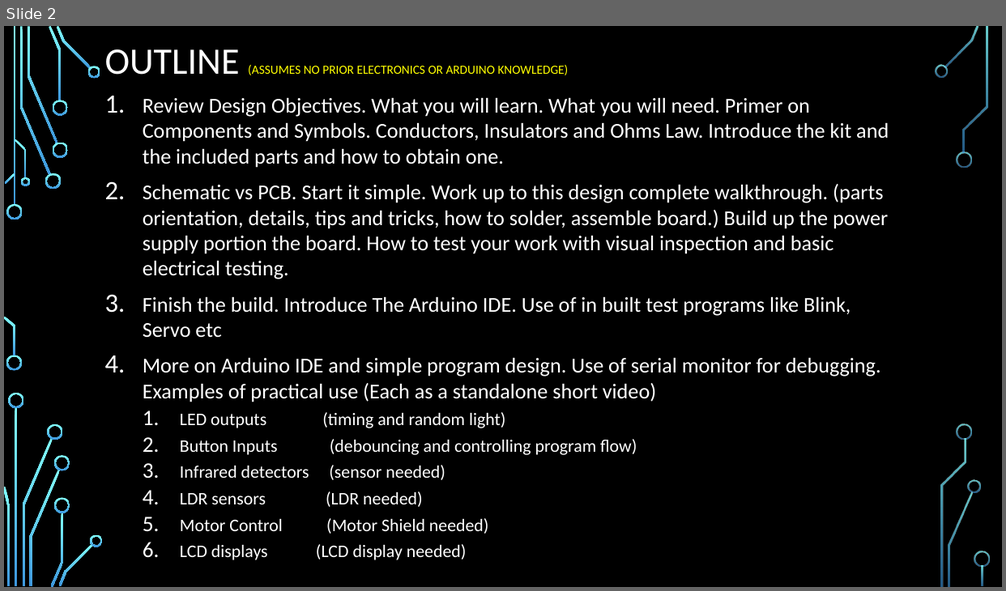
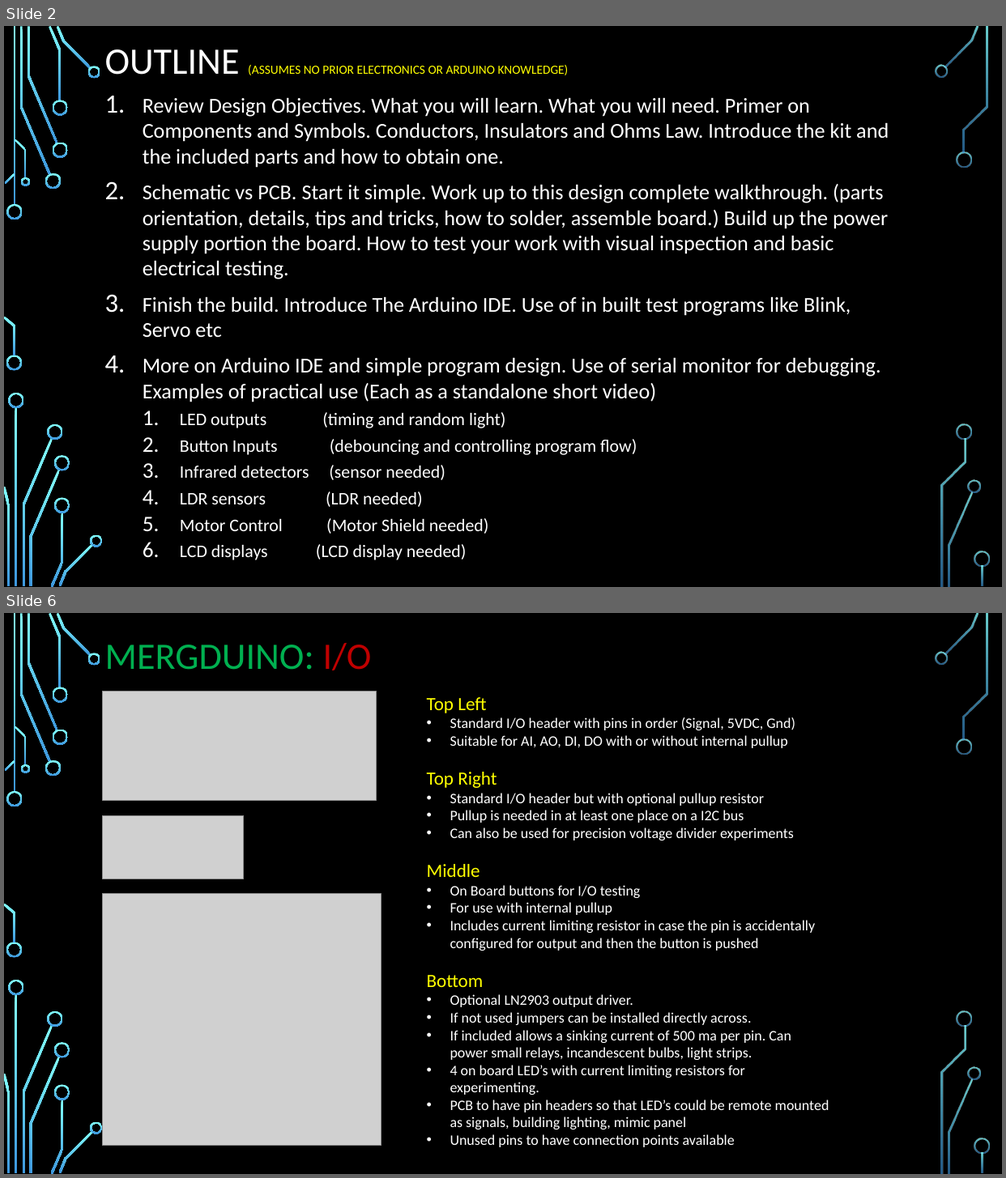
Before and after one commit to Alan-Lomax/MERG-SIG-Presentations, a slide deck: Practical Arduino - Ground Up.pptx. Shown one above the other, each under a label of ours: slide 2 before the commit, slides 2 and 6 after it; the slides between them are not shown. The pictures are 1006x591 and 1006x1178 pixels, drawn with LibreOffice and Linux fonts; fonts in the diff are those of the drawing; grey boxes stand for pictures; background and template pictures are left out. Boxes give left, top, right and bottom in pixels: in the first picture for what was removed or moved away, otherwise in the second. Text is boxed around its words. In the diff, an @@ line names an element or a change of style, - is before the commit and + after.

```diff
--- a/Practical Arduino - Ground Up.pptx
+++ b/Practical Arduino - Ground Up.pptx
@@ slide 6 added at bbox=[4, 613, 1002, 1174], background picture (left out); not listed: 36 template elements that a slide beside it also shows @@
@@ title added at bbox=[105, 643, 372, 671], 36 pt, text #00B050 @@
+MERGDUINO: I/O
@@ picture added at bbox=[103, 691, 377, 800] @@
@@ text added at bbox=[427, 697, 829, 1148], 14 pt, text #FFFFFF @@
+Top Left
+• Standard I/O header with pins in order (Signal, 5VDC, Gnd)
+• Suitable for AI, AO, DI, DO with or without internal pullup
+Top Right
+• Standard I/O header but with optional pullup resistor
+• Pullup is needed in at least one place on a I2C bus
+• Can also be used for precision voltage divider experiments
+Middle
+• On Board buttons for I/O testing
+• For use with internal pullup
+• Includes current limiting resistor in case the pin is accidentally configured for output and then the button is pushed
+Bottom
+• Optional LN2903 output driver.
+• If not used jumpers can be installed directly across.
+• If included allows a sinking current of 500 ma per pin. Can power small relays, incandescent bulbs, light strips.
+• 4 on board LED’s with current limiting resistors for experimenting.
+• PCB to have pin headers so that LED’s could be remote mounted as signals, building lighting, mimic panel
+• Unused pins to have connection points available
@@ picture added at bbox=[103, 815, 245, 879] @@
@@ picture added at bbox=[103, 894, 381, 1146] @@
```
Also in this commit, not shown: 1 slide changed, 4 other slides added.
